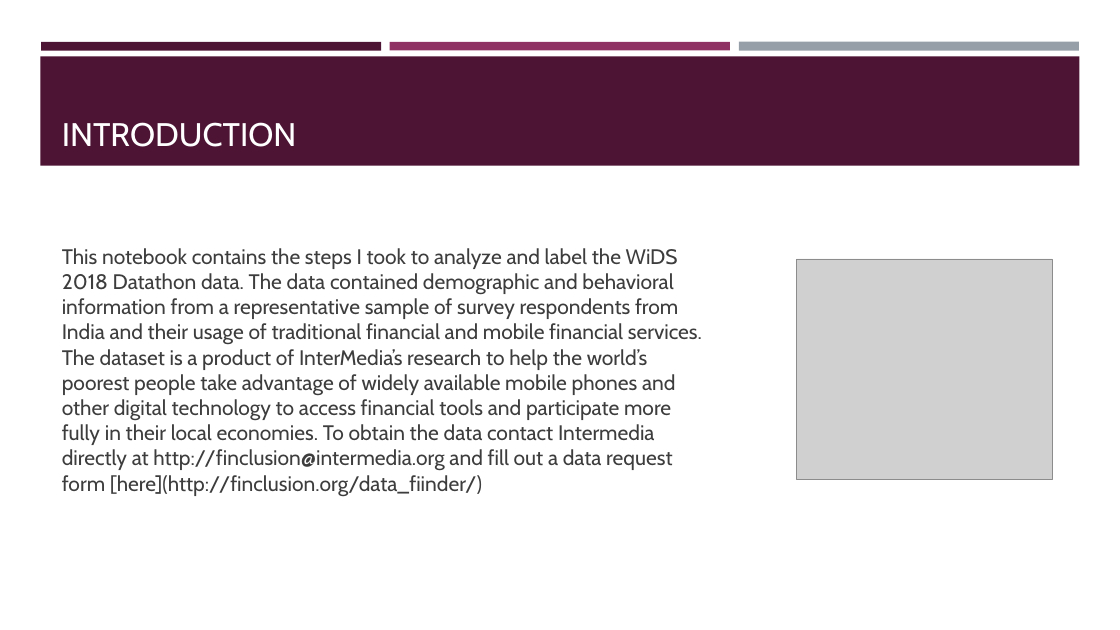
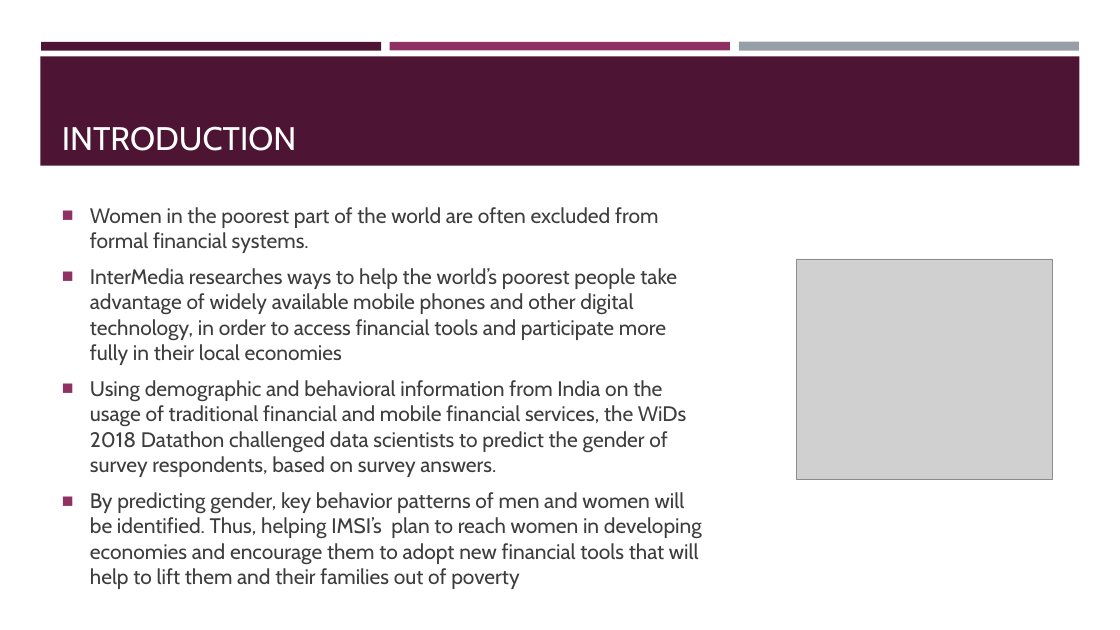
Before and after one commit to mtchem/WiDs_Datathon, a slide deck: slide 2 of Presentation.pptx. Drawn at 1120x630 pixels with LibreOffice and Linux fonts; fonts in the diff are those of the drawing; grey boxes stand for pictures. Boxes give left, top, right and bottom in pixels: in the first picture for what was removed or moved away, otherwise in the second. Text is boxed around its words. In the diff, an @@ line names an element or a change of style, - is before the commit and + after.

Commit message:
finished presentation

```diff
--- a/Presentation.pptx
+++ b/Presentation.pptx
@@ title "INTRODUCTION": place and size @@
-title "INTRODUCTION" at (62,122,297,147)
+title "INTRODUCTION" at (62,126,297,151)
@@ text at (90,207,702,589): text changed @@
-This notebook contains the steps I took to analyze and label the WiDS 2018 Datathon data. The data contained demographic and behavioral information from a representative sample of survey respondents from India and their usage of traditional financial and mobile financial services. The dataset is a product of InterMedia’s research to help the world’s poorest people take advantage of widely available mobile phones and other digital technology to access financial tools and participate more fully in their local economies. To obtain the data contact Intermedia directly at http://finclusion@intermedia.org and fill out a data request form [here](http://finclusion.org/data_fiinder/)
+■ Women in the poorest part of the world are often excluded from formal financial systems.
+■ InterMedia researches ways to help the world’s poorest people take advantage of widely available mobile phones and other digital technology, in order to access financial tools and participate more fully in their local economies
+■ Using demographic and behavioral information from India on the usage of traditional financial and mobile financial services, the WiDs 2018 Datathon challenged data scientists to predict the gender of survey respondents, based on survey answers.
+■ By predicting gender, key behavior patterns of men and women will be identified. Thus, helping IMSI’s plan to reach women in developing economies and encourage them to adopt new financial tools that will help to lift them and their families out of poverty
```
Also in this commit, not shown: 1 other slide changed, 5 slides added, 2 slides removed, 7 other files.
